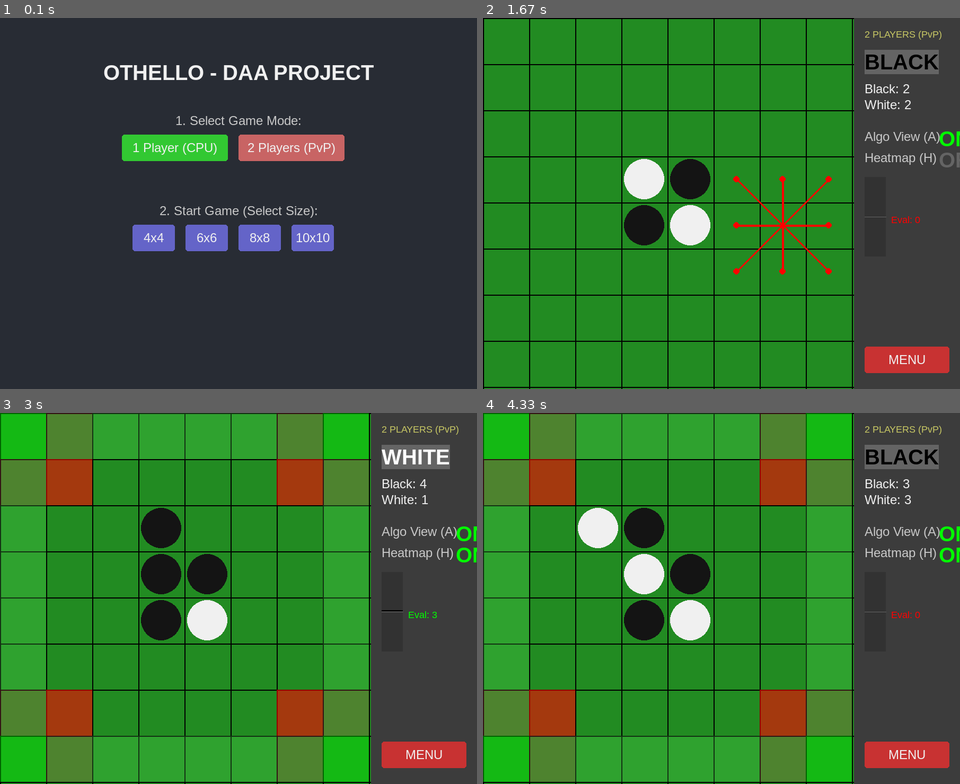
Above: before the commit, frames 1-4 (two rows, left to right).
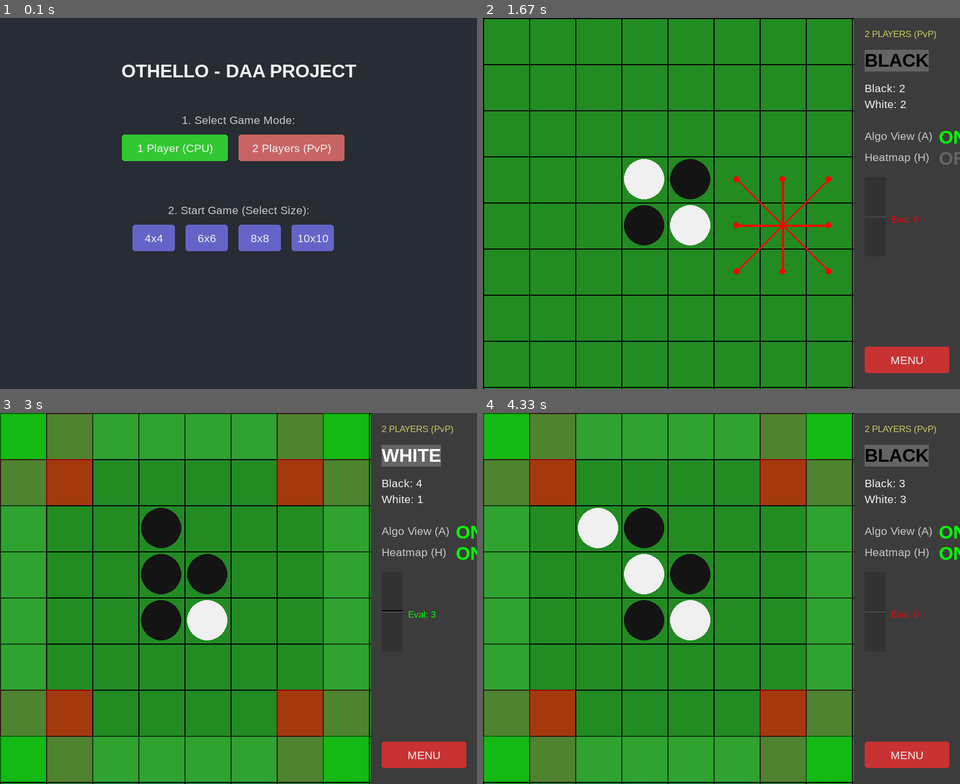
Above: after the commit, the same moments.

Repository: nimaldanyathk/Othello_DAA_Project
Game: pygame game, started from main_pygame.py
Same seed, same stepped clock (60 frames per second), same inputs: the game is played once before the commit and once after it.
Inputs (mouse positions are in pixels of both pictures, inside the frame that each line leads up to):
- Up to frame 1 (0.1 s): no input
- Up to frame 2 (1.67 s): click "2 Players (PvP)" at 0.38 s; click (726, 229) at 0.72 s; tap A at 1 s; click (778, 236) at 1.38 s
- Up to frame 3 (3 s): click (248, 472) at 1.72 s; tap H at 2 s; click (224, 535) at 2.38 s; click (171, 520) at 2.72 s
- Up to frame 4 (4.33 s): click (845, 565) at 3.05 s; click (869, 591) at 3.38 s; click (821, 531) at 3.72 s; click (583, 528) at 4.05 s

The runs differ from the first frame. In frame 1, 2.6% of the frame differs, in the area x 21-79%, y 12-61%; in frame 2, 1.7%; in frame 3, 1.7%; in frame 4, 1.7%.

Commit message:
refactor: Upgrade to High Resolution UI with dynamic layout

Diff:
--- a/ui/pygame_gui.py
+++ b/ui/pygame_gui.py
@@ -48,8 +48,20 @@
         except (NotImplementedError, pygame.error) as e:
             print(f"Warning: Audio system unavailable - {e}")
 
-        self.screen = pygame.display.set_mode((self.SCREEN_WIDTH, self.SCREEN_HEIGHT), pygame.SCALED)
+        # Default Size
+        self.screen_width = 900
+        self.screen_height = 700
+
+        # Use RESIZABLE instead of SCALED
+        self.screen = pygame.display.set_mode((self.screen_width, self.screen_height), pygame.RESIZABLE)
         pygame.display.set_caption("Othello - DAA Algorithm Visualization")
+
+        # Layout Variables
+        self.board_area_size = 700
+        self.cell_size = 80
+        self.font_scale = 1.0
+
+        self.calculate_layout(self.screen_width, self.screen_height)
 
         # Load Sounds
         self.sounds = {}
@@ -63,9 +75,6 @@
                 self.sound_enabled = False # Disable if loading fails
 
         self.clock = pygame.time.Clock()
-        self.font_title = pygame.font.SysFont('Arial', 40, bold=True)
-        self.font = pygame.font.SysFont('Arial', 24)
-        self.small_font = pygame.font.SysFont('Arial', 18)
 
         # App State
         self.app_state = STATE_MENU
@@ -88,6 +97,36 @@
         self.last_eval_score = 0
 
         self.running = True
+
+    def calculate_layout(self, w, h):
+        self.screen_width = w
+        self.screen_height = h
+
+        # Board takes up maximum square space possible, leaving room for panel
+        min_panel_width = 200
+        available_board_w = w - min_panel_width
+
+        if available_board_w < h:
+            self.board_area_size = available_board_w
+        else:
+            self.board_area_size = h
+
+        if self.board_area_size < 300:
+            self.board_area_size = 300
+
+        if hasattr(self, 'grid_size') and self.grid_size > 0:
+            self.cell_size = self.board_area_size // self.grid_size
+        else:
+            self.cell_size = self.board_area_size // 8
+
+        # Dynamic Font Sizing
+        title_size = int(min(w, h) * 0.05) if min(w,h) * 0.05 > 20 else 20
+        text_size = int(min(w, h) * 0.03) if min(w,h) * 0.03 > 14 else 14
+        small_size = int(min(w, h) * 0.025) if min(w,h) * 0.025 > 12 else 12
+
+        self.font_title = pygame.font.SysFont('Arial', title_size, bold=True)
+        self.font = pygame.font.SysFont('Arial', text_size)
+        self.small_font = pygame.font.SysFont('Arial', small_size)
 
     def start_game(self, size):
         self.grid_size = size
@@ -103,11 +142,11 @@
         self.play_sound('move')
 
         # Recalculate cell size
-        self.CELL_SIZE = self.BOARD_AREA_SIZE // self.grid_size
+        self.calculate_layout(self.screen_width, self.screen_height)
 
     def draw_menu(self):
         self.screen.fill(self.COLOR_BG_MENU)
-        center_x = self.SCREEN_WIDTH // 2
+        center_x = self.screen_width // 2
 
         # Title
         title = self.font_title.render("OTHELLO - DAA PROJECT", True, self.COLOR_WHITE)
@@ -183,9 +222,9 @@
 
         # Grid
         for i in range(self.grid_size + 1):
-            pos = i * self.CELL_SIZE
-            pygame.draw.line(self.screen, self.COLOR_LINE, (pos, 0), (pos, self.BOARD_AREA_SIZE), 2)
-            pygame.draw.line(self.screen, self.COLOR_LINE, (0, pos), (self.BOARD_AREA_SIZE, pos), 2)
+            pos = i * self.cell_size
+            pygame.draw.line(self.screen, self.COLOR_LINE, (pos, 0), (pos, self.board_area_size), 2)
+            pygame.draw.line(self.screen, self.COLOR_LINE, (0, pos), (self.board_area_size, pos), 2)
 
         # Heatmap Overlay
         if self.heatmap_mode:
@@ -217,7 +256,7 @@
         self._draw_side_panel()
 
     def _draw_heatmap(self):
-        s = pygame.Surface((self.CELL_SIZE, self.CELL_SIZE), pygame.SRCALPHA)
+        s = pygame.Surface((self.cell_size, self.cell_size), pygame.SRCALPHA)
         for r in range(self.grid_size):
             for c in range(self.grid_size):
                 w = get_cell_weight(r, c, self.grid_size)
@@ -231,37 +270,37 @@
                      continue
 
                 pygame.draw.rect(s, color, s.get_rect())
-                self.screen.blit(s, (c*self.CELL_SIZE, r*self.CELL_SIZE))
+                self.screen.blit(s, (c*self.cell_size, r*self.cell_size))
 
     def _draw_disc(self, r, c, player, alpha):
-        x = c * self.CELL_SIZE + self.CELL_SIZE // 2
-        y = r * self.CELL_SIZE + self.CELL_SIZE // 2
-        radius = self.CELL_SIZE // 2 - 5
+        x = c * self.cell_size + self.cell_size // 2
+        y = r * self.cell_size + self.cell_size // 2
+        radius = self.cell_size // 2 - 5
         color = self.COLOR_BLACK if player == Board.BLACK else self.COLOR_WHITE
 
         if alpha < 255:
-            s = pygame.Surface((self.CELL_SIZE, self.CELL_SIZE), pygame.SRCALPHA)
-            pygame.draw.circle(s, color + (alpha,), (self.CELL_SIZE//2, self.CELL_SIZE//2), radius)
-            self.screen.blit(s, (c*self.CELL_SIZE, r*self.CELL_SIZE))
+            s = pygame.Surface((self.cell_size, self.cell_size), pygame.SRCALPHA)
+            pygame.draw.circle(s, color + (alpha,), (self.cell_size//2, self.cell_size//2), radius)
+            self.screen.blit(s, (c*self.cell_size, r*self.cell_size))
         else:
             pygame.draw.circle(self.screen, color, (x, y), radius)
 
     def _draw_user_visualization(self):
         mx, my = pygame.mouse.get_pos()
-        if mx < self.BOARD_AREA_SIZE:
-             c, r = mx // self.CELL_SIZE, my // self.CELL_SIZE
+        if mx < self.board_area_size:
+             c, r = mx // self.cell_size, my // self.cell_size
              valid, logs = self.game_state.board.is_valid_move(r, c, self.game_state.player, return_debug=True)
 
-             center = (c * self.CELL_SIZE + self.CELL_SIZE//2, r * self.CELL_SIZE + self.CELL_SIZE//2)
+             center = (c * self.cell_size + self.cell_size//2, r * self.cell_size + self.cell_size//2)
              for log in logs:
                 end_r, end_c = log['end']
-                end_pos = (end_c * self.CELL_SIZE + self.CELL_SIZE//2, end_r * self.CELL_SIZE + self.CELL_SIZE//2)
+                end_pos = (end_c * self.cell_size + self.cell_size//2, end_r * self.cell_size + self.cell_size//2)
                 color = self.COLOR_RAY_VALID if log['valid'] else self.COLOR_RAY_INVALID
                 pygame.draw.line(self.screen, color, center, end_pos, 4)
                 pygame.draw.circle(self.screen, color, end_pos, 6)
 
     def _draw_ai_visualization(self):
-        s = pygame.Surface((self.BOARD_AREA_SIZE, self.BOARD_AREA_SIZE))
+        s = pygame.Surface((self.board_area_size, self.board_area_size))
         s.set_alpha(40)
         s.fill((50, 0, 50))
         self.screen.blit(s, (0,0))
@@ -278,7 +317,7 @@
         colors = [(255, 0, 0), (255, 165, 0), (255, 255, 0), (0, 255, 0)]
         depth = data.get('depth', 0)
         col = colors[depth % len(colors)]
-        pygame.draw.rect(self.screen, col, (0, 0, self.BOARD_AREA_SIZE, self.BOARD_AREA_SIZE), 5)
+        pygame.draw.rect(self.screen, col, (0, 0, self.board_area_size, self.board_area_size), 5)
         txt = self.font.render(f"SIMULATING DEPTH {depth}", True, col)
         self.screen.blit(txt, (20, 20))
 
@@ -287,9 +326,9 @@
             p_state = data['state']
             if p_state:
                  # Just flash a red border or text
-                 pygame.draw.rect(self.screen, (255, 0, 0), (0, 0, self.BOARD_AREA_SIZE, self.BOARD_AREA_SIZE), 10)
+                 pygame.draw.rect(self.screen, (255, 0, 0), (0, 0, self.board_area_size, self.board_area_size), 10)
                  t = self.font_title.render("PRUNED!", True, (255, 0, 0))
-                 self.screen.blit(t, (self.BOARD_AREA_SIZE//2 - t.get_width()//2, self.BOARD_AREA_SIZE//2))
+                 self.screen.blit(t, (self.board_area_size//2 - t.get_width()//2, self.board_area_size//2))
 
     def _draw_eval_bar(self, x, y, width, height):
         # Background
@@ -308,13 +347,11 @@
         bar_h = abs(score) * pixels_per_point
 
         if score > 0:
-            # Black advantage (Bottom up from center? Or Top? Usually Black is bottom in Othello/Chess conventions varies. Let's say Black is positive/Up)
-            # Actually standard Evaluation bar: Top is usually Advantage White if White is top player.
-            # Visual: Black is positive (Up from center)
+            # Black advantage
             rect = pygame.Rect(x, center_y - bar_h, width, bar_h)
             pygame.draw.rect(self.screen, (0, 0, 0), rect) # Black bar
         else:
-            # White advantage (Down from center)
+            # White advantage
             rect = pygame.Rect(x, center_y, width, bar_h)
             pygame.draw.rect(self.screen, (255, 255, 255), rect) # White bar
 
@@ -322,8 +359,8 @@
         pygame.draw.line(self.screen, (100, 100, 100), (x, center_y), (x + width, center_y), 1)
 
     def _draw_side_panel(self):
-        panel_x = self.BOARD_AREA_SIZE
-        pygame.draw.rect(self.screen, (60, 60, 60), (panel_x, 0, self.SCREEN_WIDTH-panel_x, self.SCREEN_HEIGHT))
+        panel_x = self.board_area_size
+        pygame.draw.rect(self.screen, (60, 60, 60), (panel_x, 0, self.screen_width-panel_x, self.screen_height))
         x = panel_x + 20
         y = 20
 
@@ -372,7 +409,7 @@
             self.play_sound('win')
 
         # Restart
-        self.btn_restart = pygame.Rect(x, self.SCREEN_HEIGHT - 80, 160, 50)
+        self.btn_restart = pygame.Rect(x, self.screen_height - 80, 160, 50)
         pygame.draw.rect(self.screen, (200, 50, 50), self.btn_restart, border_radius=5)
         oms = self.font.render("MENU", True, self.COLOR_WHITE)
         self.screen.blit(oms, (self.btn_restart.centerx - oms.get_width()//2, self.btn_restart.centery - oms.get_height()//2))
@@ -412,6 +449,9 @@
                     if event.key == pygame.K_f:
                         pygame.display.toggle_fullscreen()
 
+                if event.type == pygame.VIDEORESIZE:
+                    self.calculate_layout(event.w, event.h)
+
                 if self.app_state == STATE_MENU:
                     if event.type == pygame.MOUSEBUTTONDOWN:
                          self.handle_menu_click((mx, my))
@@ -434,8 +474,8 @@
                                 can_move = True
 
                         if can_move:
-                             if mx < self.BOARD_AREA_SIZE:
-                                 c, r = mx // self.CELL_SIZE, my // self.CELL_SIZE
+                             if mx < self.board_area_size:
+                                 c, r = mx // self.cell_size, my // self.cell_size
                                  if self.game_state.board.is_valid_move(r, c, self.game_state.player):
                                      new_board, _ = self.game_state.board.apply_move(r, c, self.game_state.player)
                                      self.play_sound('move')
